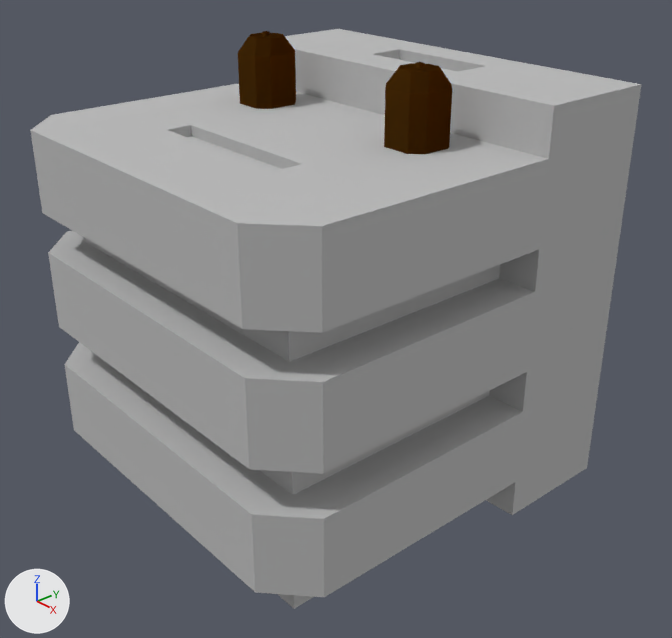
The Blender file src/main/resources/dev/radio.blend: old version first, new version second.
The view is the same before and after, from a 50 mm camera at (2.111, -1.829, 1.428) aimed at (0.566, -0.497, 0.434). The axes (+X, +Y, +Z) are drawn at lower left. The lights are the same throughout.
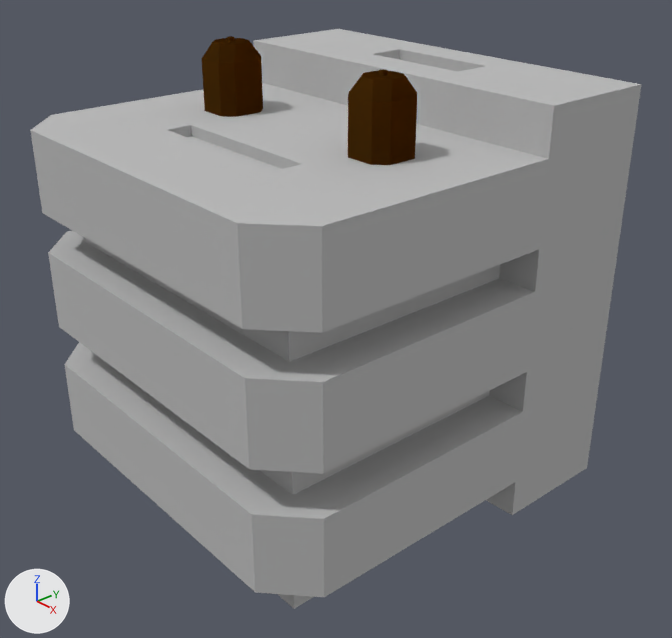
What differs and where, as boxes [x1, y1, x2, y2] in the pictures (672 x 638 px):
'Cube.001', moved
    before: [238, 31, 452, 154]
    after: [201, 36, 417, 165]

Diff of the bpy script that builds the scene:
```diff
--- a/src/main/resources/dev/radio.blend.py
+++ b/src/main/resources/dev/radio.blend.py
@@ ob_cube_001 @@
 ob_cube_001 = bpy.data.objects.new('Cube.001', me_cube_001)
-ob_cube_001.location = (0.233, -0.434, 0.839)
+ob_cube_001.location = (0.241, -0.544, 0.839)
 ob_cube_001.scale = (0.0613, 0.0613, 0.0817)
```
